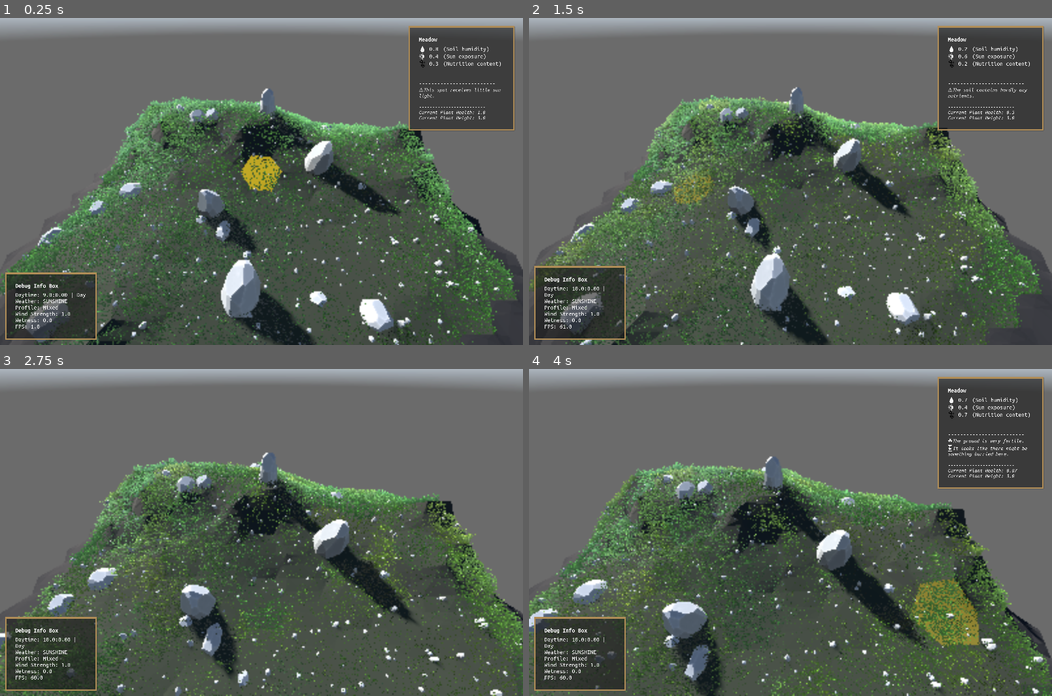
Above: before the commit, frames 1-4 (two rows, left to right).
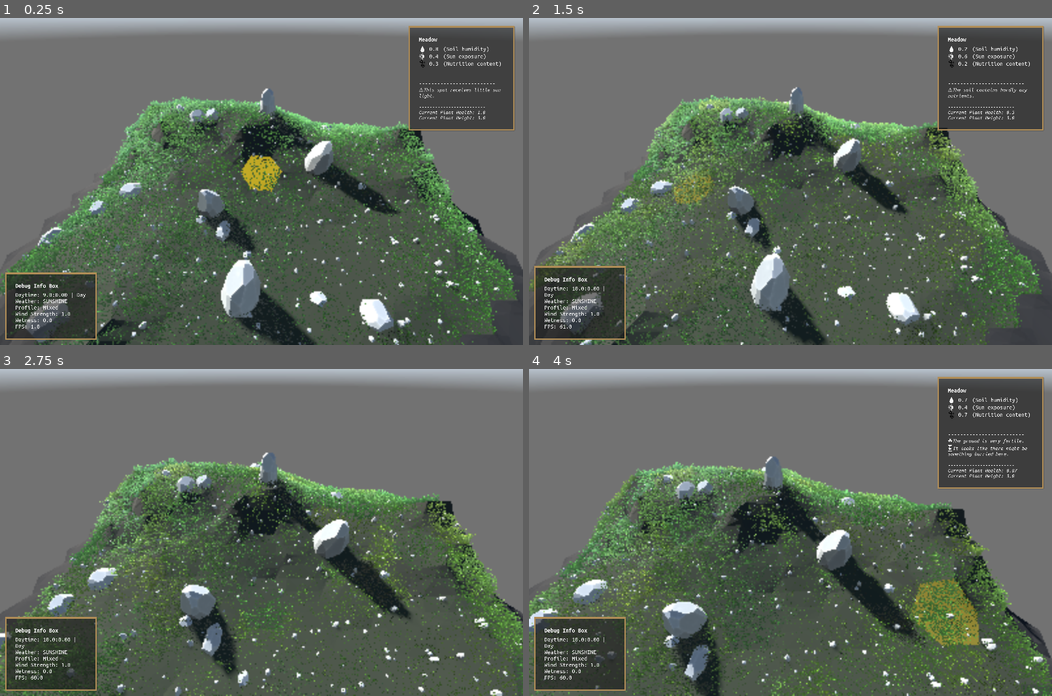
Above: after the commit, the same moments.

Repository: vincentwoelfer/hex
Game: Godot game, scene res://scenes/dev/MapGeneration.tscn
The game is run twice, just before and just after one commit, with the same random seed, the same clock (stepped at 60 frames per second) and the same inputs. A sky picture missing from this copy of the repository is replaced by a grey-blue gradient.
Inputs (mouse positions are in pixels of both pictures, inside the frame that each line leads up to):
- Up to frame 1 (0.25 s): no input
- Up to frame 2 (1.5 s): move the mouse to (905, 165) at 0.52 s; hold Shift (hold_speed_up_time) 0.53-1.28 s; hold Space (advance_world_time_one_step) 0.53-1.28 s; move the mouse to (685, 197) at 1.27 s; tap S (move_cam_backward) at 1.35 s
- Up to frame 3 (2.75 s): move the mouse to (313, 460) at 2.02 s; hold Shift (hold_speed_up_time) from 2.03 s (still down); hold W (move_cam_forward) from 2.03 s (still down)
- Up to frame 4 (4 s): move the mouse to (764, 597) at 2.77 s; release W (move_cam_forward) at 2.78 s; tap A (move_cam_left) at 2.85 s; move the mouse to (947, 581) at 3.52 s; release Shift (hold_speed_up_time) at 3.53 s; hold D (move_cam_right) from 3.53 s (still down)

The runs differ from the first frame. In frame 1, less than 0.1% of the frame differs, in the area x 45-98%, y 41-100%; in frame 2, less than 0.1%, in the area x 41-90%, y 32-100%; in frame 3, less than 0.1%; in frame 4, less than 0.1%.

Commit message:
Fix weather, still not perfect

Diff:
--- a/assets/misc/DefaultEnvironment.tres
+++ b/assets/misc/DefaultEnvironment.tres
@@ -4,7 +4,7 @@
 
 [sub_resource type="PanoramaSkyMaterial" id="PanoramaSkyMaterial_lg2pq"]
 panorama = ExtResource("1_l5lds")
-energy_multiplier = 0.4
+energy_multiplier = 1.4
 
 [sub_resource type="Sky" id="Sky_u6v11"]
 sky_material = SubResource("PanoramaSkyMaterial_lg2pq")
@@ -15,5 +15,5 @@
 sky = SubResource("Sky_u6v11")
 sdfgi_enabled = true
 volumetric_fog_enabled = true
-volumetric_fog_density = 0.0059
+volumetric_fog_density = 0.0032
 volumetric_fog_ambient_inject = 1.0
--- a/scenes/dev/MapGeneration.tscn
+++ b/scenes/dev/MapGeneration.tscn
@@ -40,9 +40,9 @@
 
 [node name="SunLight" type="DirectionalLight3D" parent="."]
 unique_name_in_owner = true
-transform = Transform3D(-4.37113e-08, 0.173648, -0.984805, 0, 0.984807, 0.173648, 0.999999, 7.5904e-09, -4.30472e-08, 0, 50, 0)
+transform = Transform3D(0.642787, -0.35701, 0.677765, 0, 0.884761, 0.466042, -0.766044, -0.299567, 0.568712, 0, 50, 0)
 light_color = Color(1, 0.93, 0.871177, 1)
-light_energy = 2.8
+light_energy = 3.4
 light_angular_distance = 2.0
 shadow_enabled = true
 directional_shadow_blend_splits = true
@@ -58,16 +58,7 @@
 [node name="WorldLightControl" type="Node" parent="."]
 unique_name_in_owner = true
 script = ExtResource("8_4pj04")
-current_time = 24.0
-max_sun_light_energy = 2.0
-min_sky_light_energy = 0.4
-max_sky_light_energy = 1.4
-daytime_light_color = Color(1, 1, 0.803922, 1)
-daytime_fog_density = 0.006
-sunrise_fog_density = 0.012
-sunset_fog_density = 0.01
-nighttime_fog_density = 0.015
-weather_impact_factor = 0.7
+current_time = 9.0
 
 [node name="WeatherControl" parent="." instance=ExtResource("9_ukl4i")]
 unique_name_in_owner = true
--- a/src/control-nodes/WorldLightControl.gd
+++ b/src/control-nodes/WorldLightControl.gd
@@ -20,8 +20,8 @@
 
 
 @export_category("Sunshine hours")
-@export var sunrise: float = 5.0
-@export var sunset: float = 23.0
+@export var sunrise: float = 4.9
+@export var sunset: float = 23.1
 
 @export_category("Light parameters")
 # Hours after sunrise / before sunset where the light is beeing interpolated
@@ -168,8 +168,6 @@
 func interpolate_properties_for_time(time: float) -> Dictionary[String, Variant]:
 	var time_from_sunrise := time - sunrise
 	var time_to_sunset := sunset - time
-	var sun_hours_per_day := HOURS_PER_DAY - sunrise - (HOURS_PER_DAY - sunset)
-	var day_time_frac := clampf(time_from_sunrise / sun_hours_per_day, 0.0, 1.0)
 
 	# Determine interpolation factor. 1 = full day, 0 = full night
 	var interpolation_factor: float
@@ -212,22 +210,29 @@
 	# Fog
 	var fog_density: float = lerpf(fog_density_lerp_from, daytime_fog_density, interpolation_factor)
 
-	# Lerp sun altitude from 0 -> zenith -> 0
+	# ---- SUN ANGLE ----
 	var sun_x: float
+	var sun_y: float
+
+	# Ping-Pong lerp sun altitude from 0 to zenith(max) back to 0
+	var sun_hours_per_day := HOURS_PER_DAY - sunrise - (HOURS_PER_DAY - sunset)
+	var day_time_frac := clampf(time_from_sunrise / sun_hours_per_day, 0.0, 1.0) # 0 at sunrise -> 1 at sunset
+
+	# Dirty hack to keep sun from fliping to "morning" at end of night
+	if time_from_sunrise <= -2:
+		day_time_frac = 1.0
+
 	if day_time_frac <= 0.5:
 		sun_x = deg_to_rad(lerpf(sun_rotation_x_down, sun_rotation_x_zenith, day_time_frac * 2.0))
 	else:
 		sun_x = deg_to_rad(lerpf(sun_rotation_x_zenith, sun_rotation_x_down, (day_time_frac - 0.5) * 2.0))
-
-	var sun_rotation: Vector3 = Vector3(
-			sun_x,
-			deg_to_rad(lerpf(sun_rotation_y_start, sun_rotation_y_finish, day_time_frac)),
-			0.0)
-
+	sun_y = deg_to_rad(lerpf(sun_rotation_y_start, sun_rotation_y_finish, day_time_frac))
+
+	# ---- Put everything together ----
 	var properties: Dictionary[String, Variant] = {
 		"sun_light_energy": sun_light_energy,
 		"sun_light_color": light_color,
-		"sun_rotation": sun_rotation,
+		"sun_rotation": Vector3(sun_x, sun_y, 0.0),
 		"sky_energy_multiplier": sky_light_energy,
 		"env_volumetric_fog_density": fog_density,
 		}
